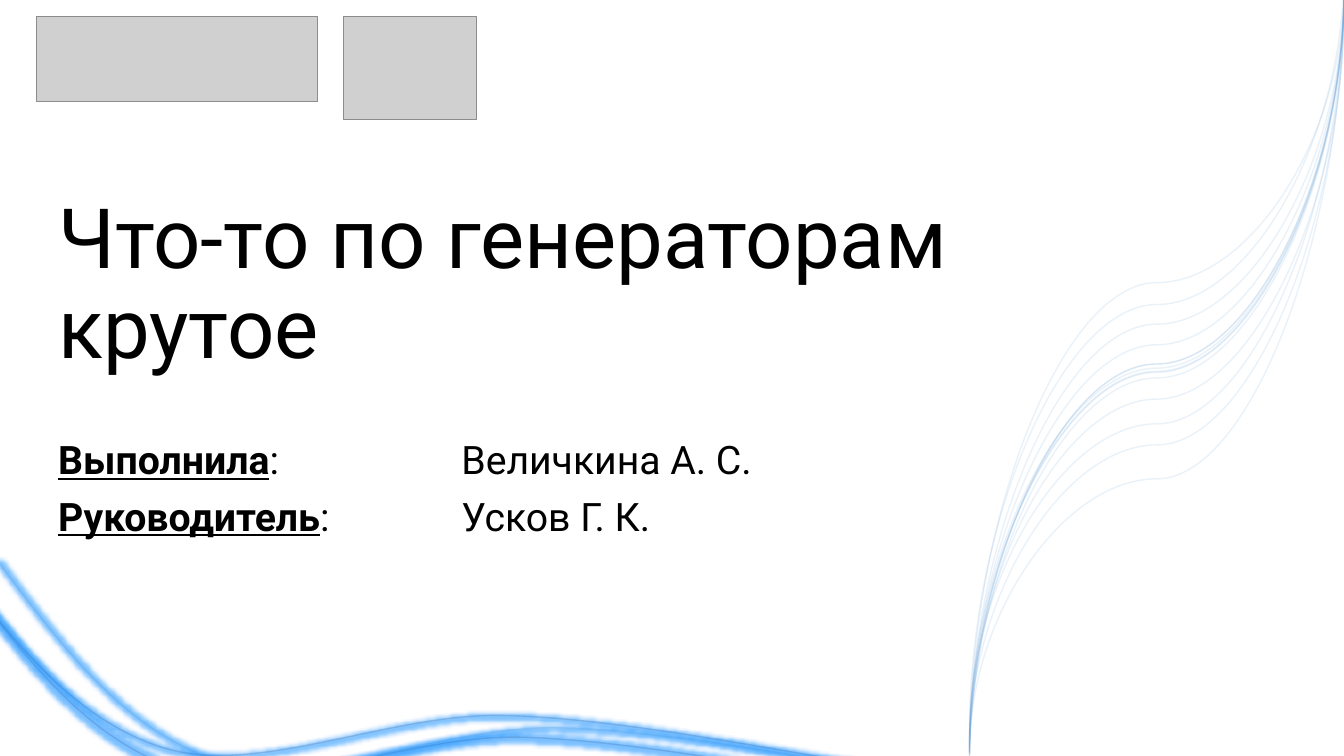
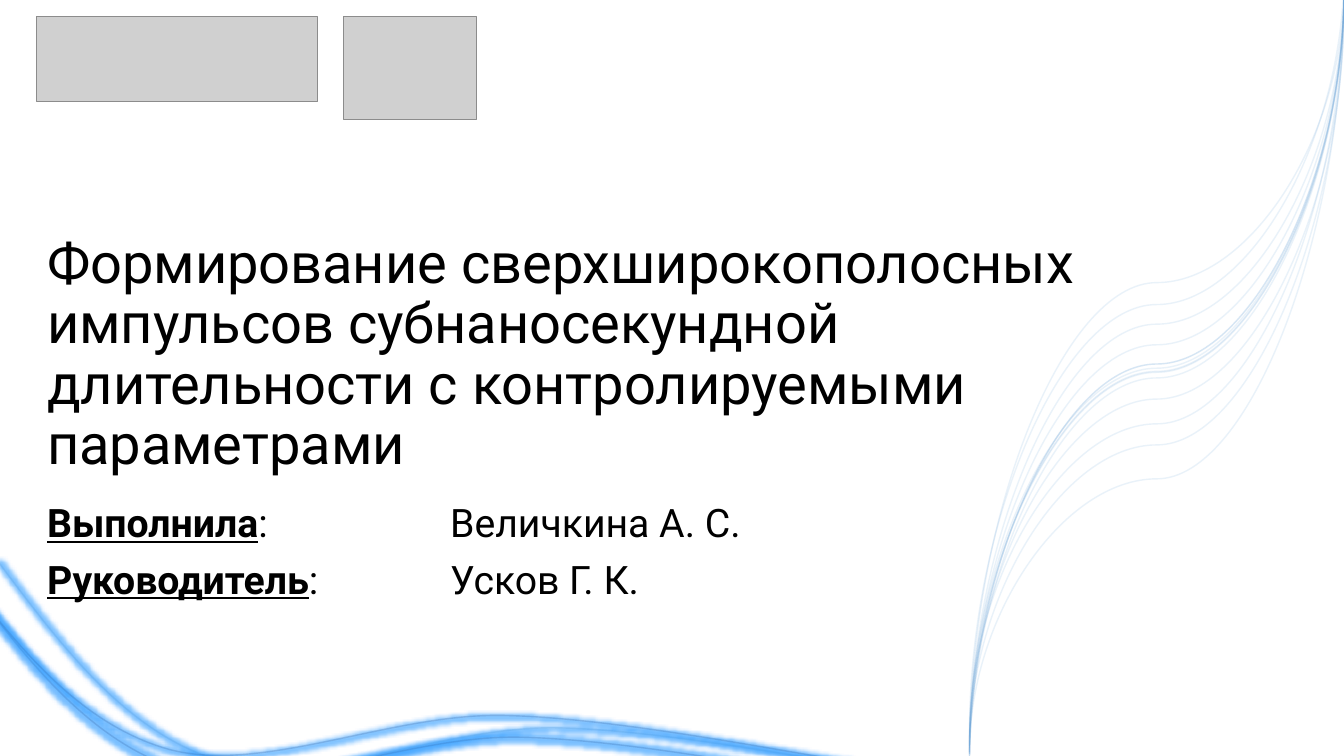
Before and after one commit to liveinscarlet/Study, a slide deck: slide 1 of Диссертация и предзащита/Презентация для предзащиты.pptx. Drawn at 1344x756 pixels with LibreOffice and Linux fonts; fonts in the diff are those of the drawing; grey boxes stand for pictures. Boxes give left, top, right and bottom in pixels: in the first picture for what was removed or moved away, otherwise in the second. Text is boxed around its words. In the diff, an @@ line names an element or a change of style, - is before the commit and + after.

```diff
--- a/Диссертация и предзащита/Презентация для предзащиты.pptx
+++ b/Диссертация и предзащита/Презентация для предзащиты.pptx
@@ title at (47, 241, 1074, 476): text changed; size 59.4 to 40 pt @@
-Что-то по генераторам
-крутое
+Формирование сверхширокополосных импульсов субнаносекундной длительности с контролируемыми параметрами
@@ subtitle "Выполнила: Величкина А. С.": place and size @@
-subtitle "Выполнила: Величкина А. С." at (58, 445, 752, 532)
+subtitle "Выполнила: Величкина А. С." at (47, 508, 741, 595)
```
Also in this commit, not shown: 2 other slides changed, 7 other files.
